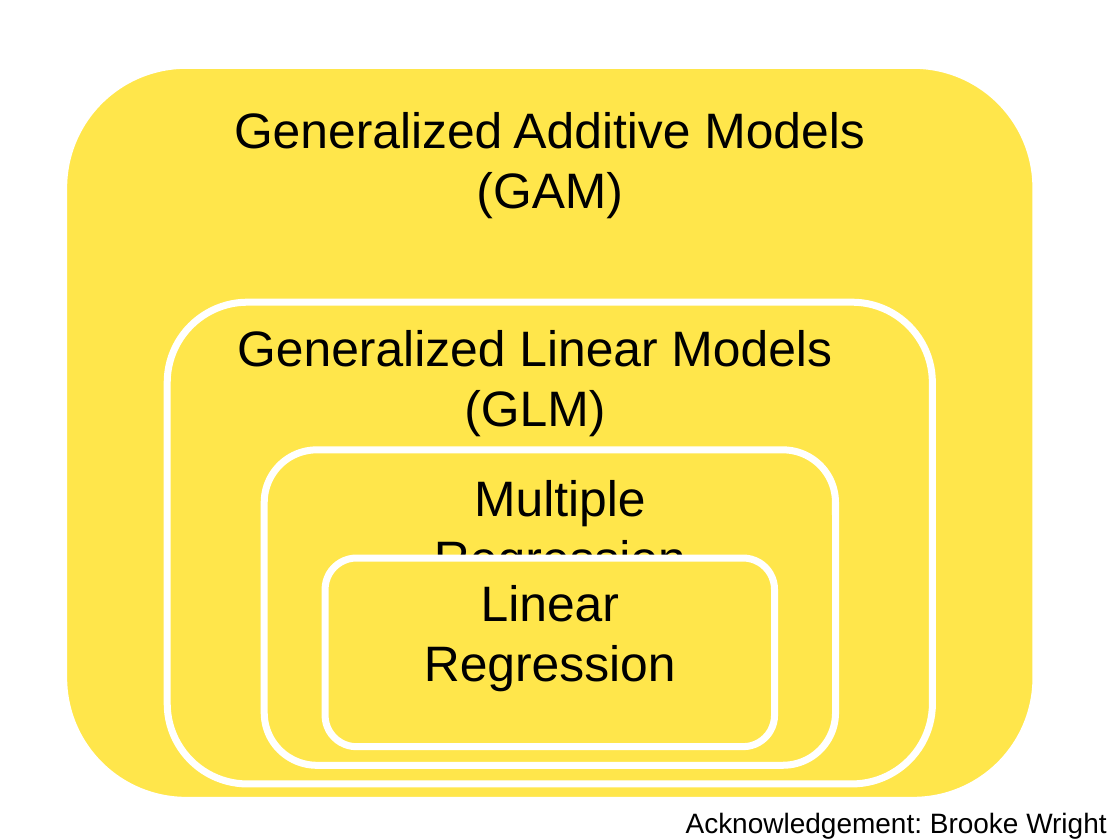
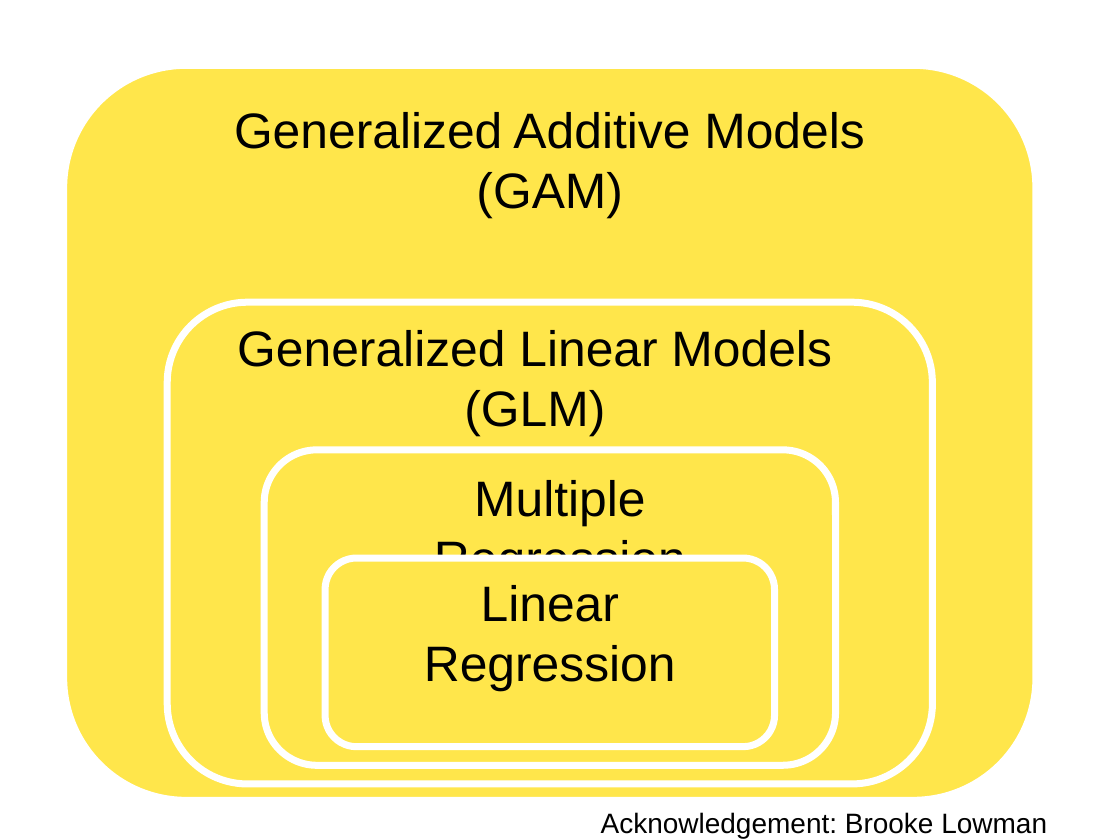
Before and after one commit to gavinfay/mar536-biolstats2-s25, a slide deck: slide 40 of docs/lectures/lec-06.pptx. Drawn at 1120x840 pixels with LibreOffice and Linux fonts; fonts in the diff are those of the drawing. Boxes give left, top, right and bottom in pixels: in the first picture for what was removed or moved away, otherwise in the second. Text is boxed around its words. In the diff, an @@ line names an element or a change of style, - is before the commit and + after.

```diff
--- a/docs/lectures/lec-06.pptx
+++ b/docs/lectures/lec-06.pptx
@@ page number removed at (x1=1029, y1=789, x2=1053, y2=813) @@
-40
@@ text at (x1=601, y1=812, x2=1047, y2=838): text changed @@
-Acknowledgement: Brooke Wright
+Acknowledgement: Brooke Lowman
```
Also in this commit, not shown: 1 other slide changed, 8 other files.
